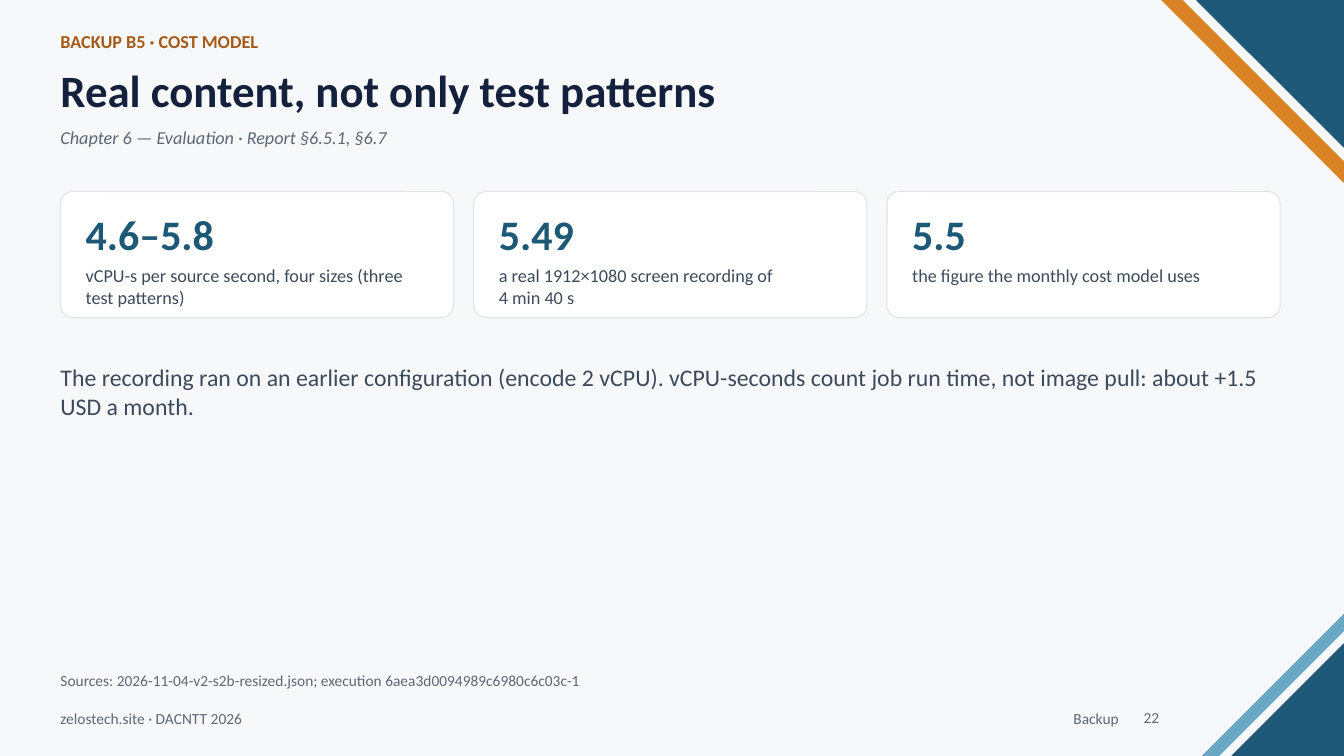
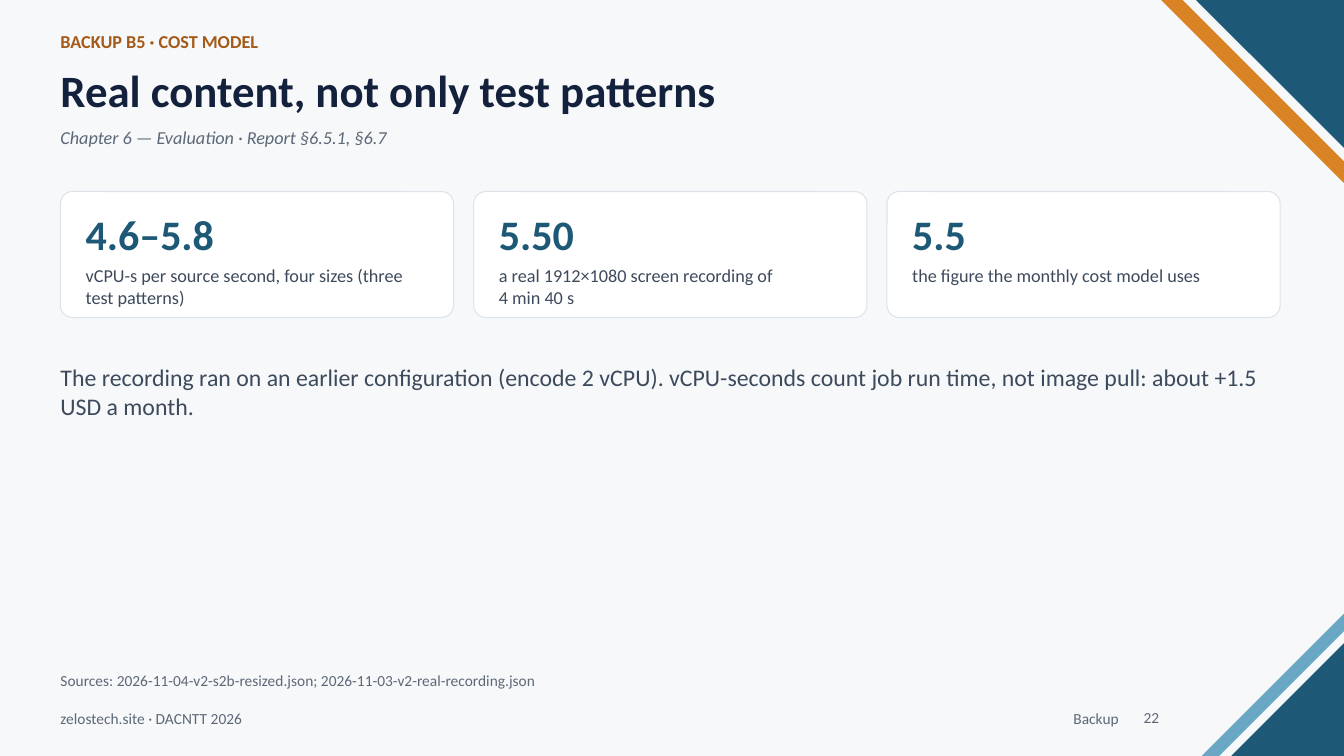
Before and after one commit to DinhQuocCuong28664/DACNTT_VideoStreaming, a slide deck: slide 22 of presentation/zelos-defense-B.pptx. Drawn at 1344x756 pixels with LibreOffice and Linux fonts; fonts in the diff are those of the drawing. Boxes give left, top, right and bottom in pixels: in the first picture for what was removed or moved away, otherwise in the second. Text is boxed around its words. In the diff, an @@ line names an element or a change of style, - is before the commit and + after.

```diff
--- a/presentation/zelos-defense-B.pptx
+++ b/presentation/zelos-defense-B.pptx
@@ text at [499, 222, 574, 251]: text changed @@
-5.49
+5.50
@@ text at [60, 675, 535, 689]: text changed @@
-Sources: 2026-11-04-v2-s2b-resized.json; execution 6aea3d0094989c6980c6c03c-1
+Sources: 2026-11-04-v2-s2b-resized.json; 2026-11-03-v2-real-recording.json
```
Also in this commit, not shown: 2 other slides changed, 1 other file.
